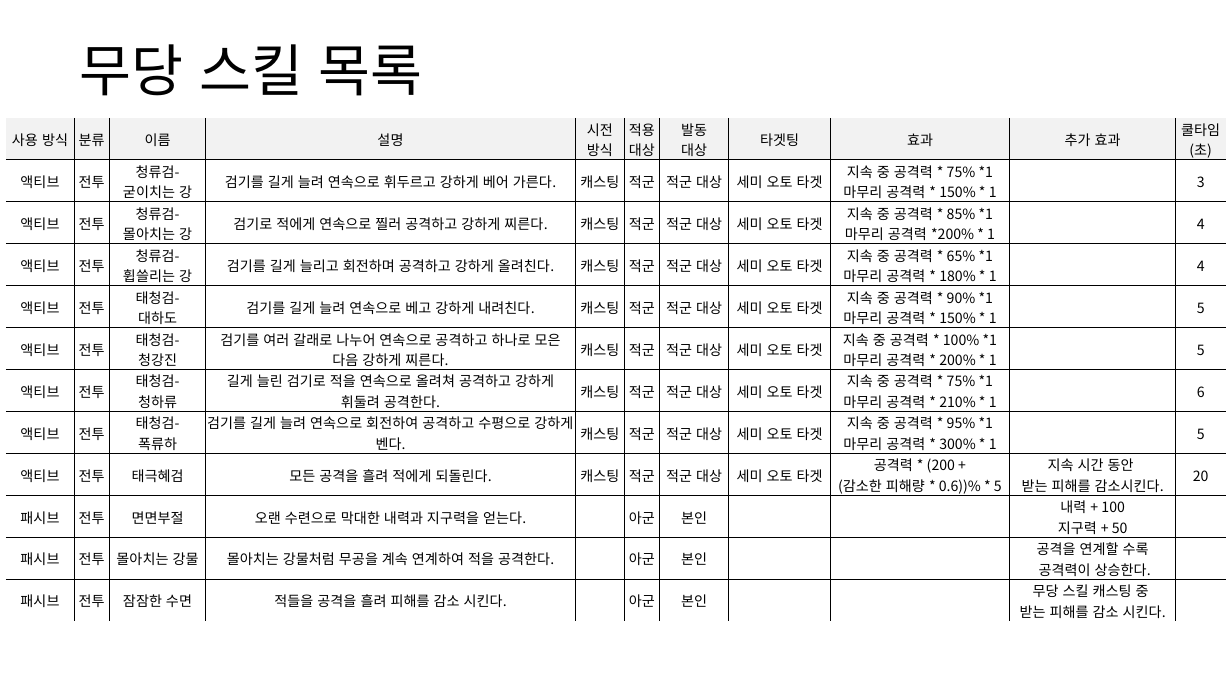
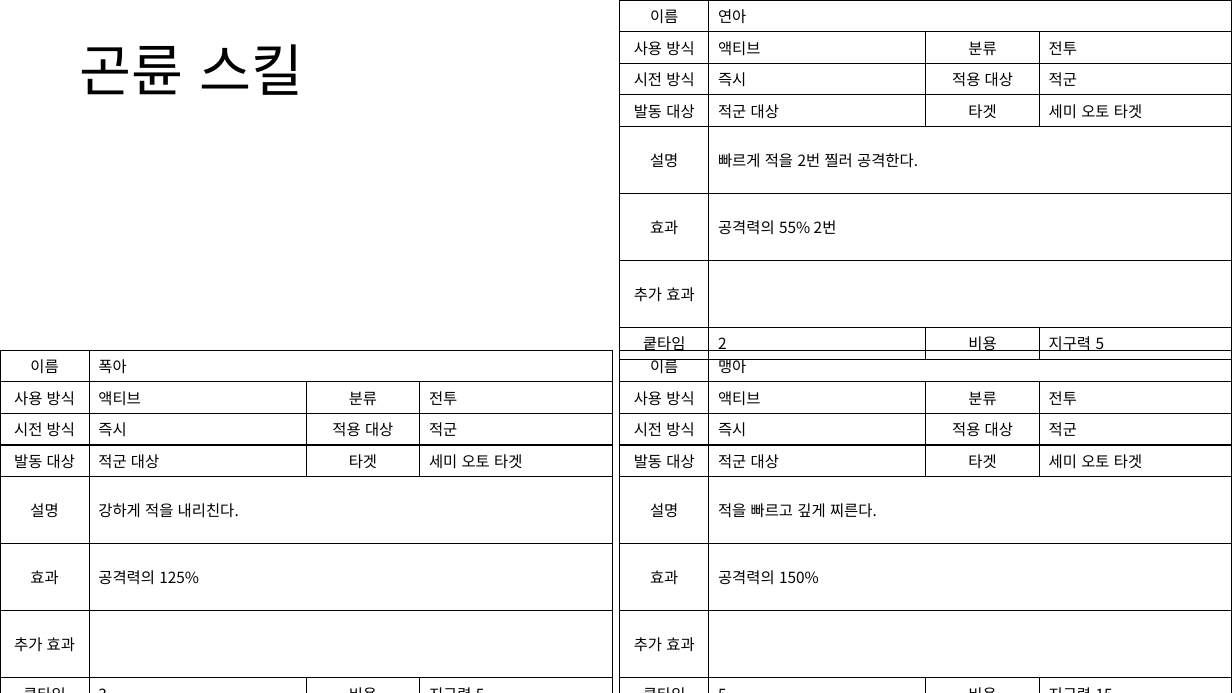
Before and after one commit to yjk0401/unityenginebasic_9th, a slide deck: slide 32 of 기획/방랑엽사전/스킬 기획서.pptx (slide 21 before the commit). Drawn at 1232x693 pixels with LibreOffice and Linux fonts; fonts in the diff are those of the drawing. Boxes give left, top, right and bottom in pixels: in the first picture for what was removed or moved away, otherwise in the second. Text is boxed around its words. In the diff, an @@ line names an element or a change of style, - is before the commit and + after.

```diff
--- a/기획/방랑엽사전/스킬 기획서.pptx
+++ b/기획/방랑엽사전/스킬 기획서.pptx
@@ table added at [620, 0, 1232, 355], 8 rows, 4 columns @@
+이름 | 연아 |  | 
+사용 방식 | 액티브 | 분류 | 전투
+시전 방식 | 즉시 | 적용 대상 | 적군
+발동 대상 | 적군 대상 | 타겟 | 세미 오토 타겟
+설명 | 빠르게 적을 2번 찔러 공격한다. |  | 
+효과 | 공격력의 55% 2번 |  | 
+추가 효과 |  |  | 
+쿹타임 | 2 | 비용 | 지구력 5
@@ text at [79, 44, 303, 95]: text changed @@
-무당 스킬 목록
+곤륜 스킬
@@ table removed at [6, 118, 1226, 622], 12 rows, 11 columns @@
-사용 방식 | 분류 | 이름 | 설명 | 시전 / 방식 | 적용 / 대상 | 발동 / 대상 | 타겟팅 | 효과 | 추가 효과 | 쿨타임 / (초)
-액티브 | 전투 | 청류검- / 굳이치는 강 | 검기를 길게 늘려 연속으로 휘두르고 강하게 베어 가른다. | 캐스팅 | 적군 | 적군 대상 | 세미 오토 타겟 | 지속 중 공격력 * 75% *1 / 마무리 공격력 * 150% * 1 |  | 3
-액티브 | 전투 | 청류검- / 몰아치는 강 | 검기로 적에게 연속으로 찔러 공격하고 강하게 찌른다. | 캐스팅 | 적군 | 적군 대상 | 세미 오토 타겟 | 지속 중 공격력 * 85% *1 / 마무리 공격력 *200% * 1 |  | 4
-액티브 | 전투 | 청류검- / 휩쓸리는 강 | 검기를 길게 늘리고 회전하며 공격하고 강하게 올려친다. | 캐스팅 | 적군 | 적군 대상 | 세미 오토 타겟 | 지속 중 공격력 * 65% *1 / 마무리 공격력 * 180% * 1 |  | 4
-액티브 | 전투 | 태청검- / 대하도 | 검기를 길게 늘려 연속으로 베고 강하게 내려친다. | 캐스팅 | 적군 | 적군 대상 | 세미 오토 타겟 | 지속 중 공격력 * 90% *1 / 마무리 공격력 * 150% * 1 |  | 5
-액티브 | 전투 | 태청검- / 청강진 | 검기를 여러 갈래로 나누어 연속으로 공격하고 하나로 모은 다음 강하게 찌른다. | 캐스팅 | 적군 | 적군 대상 | 세미 오토 타겟 | 지속 중 공격력 * 100% *1 / 마무리 공격력 * 200% * 1 |  | 5
-액티브 | 전투 | 태청검- / 청하류 | 길게 늘린 검기로 적을 연속으로 올려쳐 공격하고 강하게 휘둘려 공격한다. | 캐스팅 | 적군 | 적군 대상 | 세미 오토 타겟 | 지속 중 공격력 * 75% *1 / 마무리 공격력 * 210% * 1 |  | 6
-액티브 | 전투 | 태청검- / 폭류하 | 검기를 길게 늘려 연속으로 회전하여 공격하고 수평으로 강하게 벤다. | 캐스팅 | 적군 | 적군 대상 | 세미 오토 타겟 | 지속 중 공격력 * 95% *1 / 마무리 공격력 * 300% * 1 |  | 5
-액티브 | 전투 | 태극혜검 | 모든 공격을 흘려 적에게 되돌린다. | 캐스팅 | 적군 | 적군 대상 | 세미 오토 타겟 | 공격력 * (200 + / (감소한 피해량 * 0.6))% * 5 | 지속 시간 동안 / 받는 피해를 감소시킨다. | 20
-패시브 | 전투 | 면면부절 | 오랜 수련으로 막대한 내력과 지구력을 얻는다. |  | 아군 | 본인 |  |  | 내력 + 100 / 지구력 + 50 | 
-패시브 | 전투 | 몰아치는 강물 | 몰아치는 강물처럼 무공을 계속 연계하여 적을 공격한다. |  | 아군 | 본인 |  |  | 공격을 연계할 수록 / 공격력이 상승한다. | 
-패시브 | 전투 | 잠잠한 수면 | 적들을 공격을 흘려 피해를 감소 시킨다. |  | 아군 | 본인 |  |  | 무당 스킬 캐스팅 중 / 받는 피해를 감소 시킨다. | 
@@ table added at [0, 350, 613, 693], 8 rows, 4 columns @@
+이름 | 폭아 |  | 
+사용 방식 | 액티브 | 분류 | 전투
+시전 방식 | 즉시 | 적용 대상 | 적군
+발동 대상 | 적군 대상 | 타겟 | 세미 오토 타겟
+설명 | 강하게 적을 내리친다. |  | 
+효과 | 공격력의 125% |  | 
+추가 효과 |  |  | 
+쿹타임 | 3 | 비용 | 지구력 5
@@ table added at [620, 350, 1232, 693], 8 rows, 4 columns @@
+이름 | 맹아 |  | 
+사용 방식 | 액티브 | 분류 | 전투
+시전 방식 | 즉시 | 적용 대상 | 적군
+발동 대상 | 적군 대상 | 타겟 | 세미 오토 타겟
+설명 | 적을 빠르고 깊게 찌른다. |  | 
+효과 | 공격력의 150% |  | 
+추가 효과 |  |  | 
+쿹타임 | 5 | 비용 | 지구력 15
```
Also in this commit, not shown: 9 other slides changed, 23 slides added, 2 slides removed, 1 other file.
